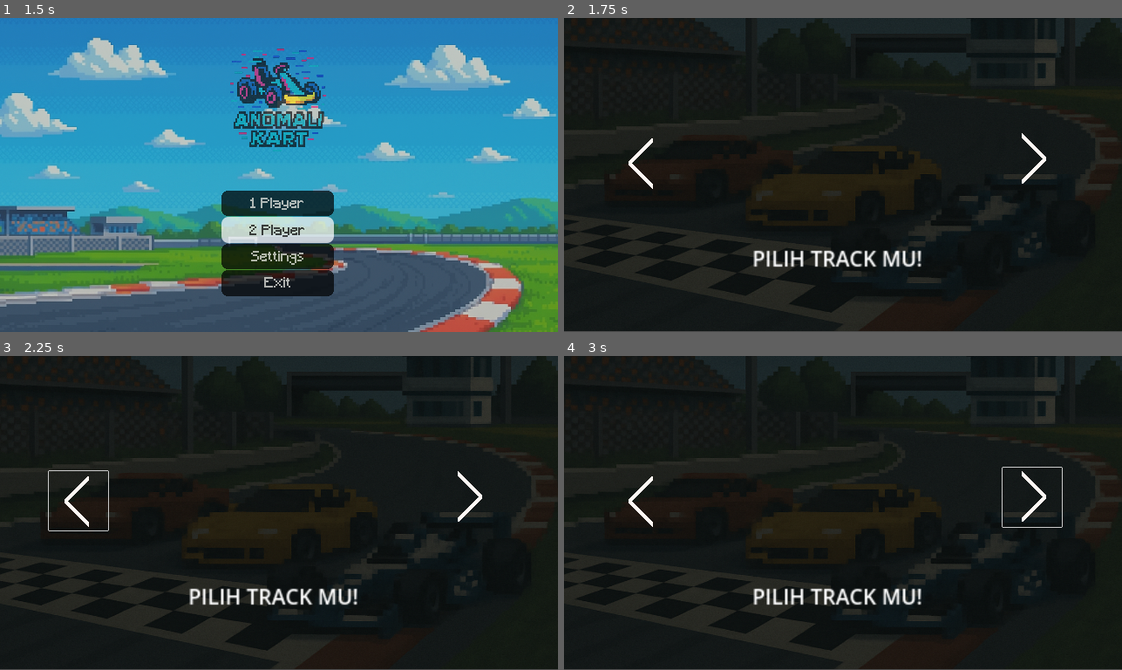
Above: before the commit, frames 1-4 (two rows, left to right).
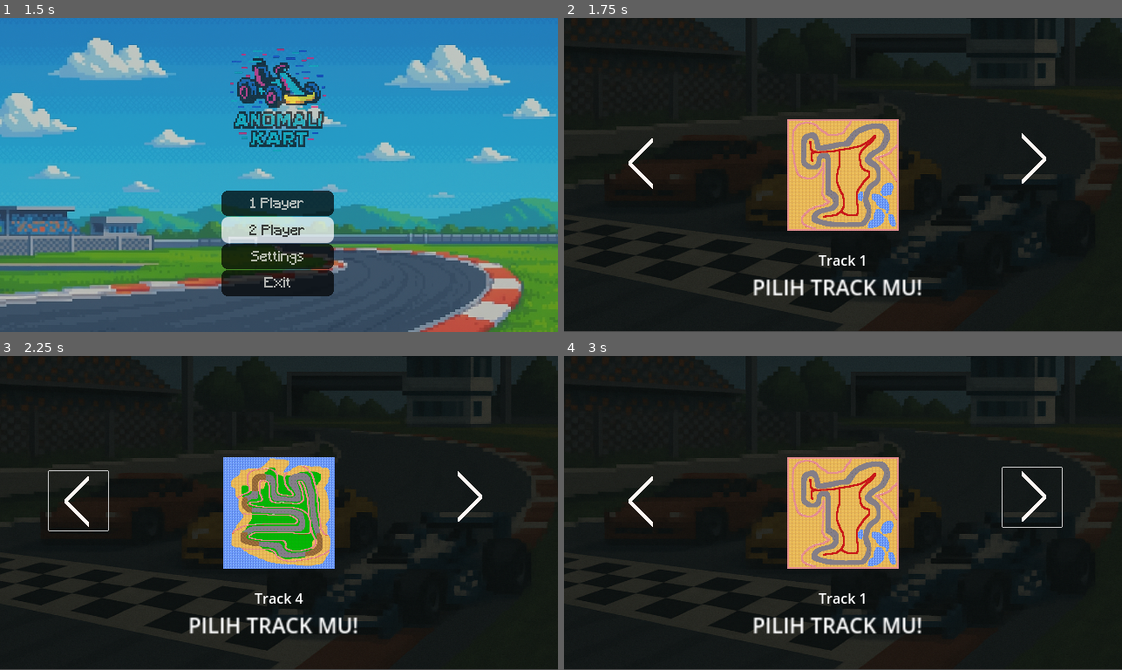
Above: after the commit, the same moments.

Repository: zixzgg32/anomali-kart
Game: Godot game, scene res://Scenes/splashScreen.tscn
The game is run twice, just before and just after one commit, with the same random seed, the same clock (stepped at 60 frames per second) and the same inputs.
Inputs (mouse positions are in pixels of both pictures, inside the frame that each line leads up to):
- Up to frame 1 (1.5 s): tap Enter (ui_accept) at 0.5, 0.77 s; hold D (Right) 0.53-1.25 s; click "2 Player" at 1.25 s
- Up to frame 2 (1.75 s): no input
- Up to frame 3 (2.25 s): click (78, 500) at 2 s
- Up to frame 4 (3 s): click (1032, 497) at 2.75 s

Frame 1 is identical in both runs. In frame 2, 9.0% of the frame differs, in the area x 33-65%, y 32-89%; in frame 3, 9.0%; in frame 4, 9.0%.

Commit message:
track selection
memperbarui track selection agar bisa dilihat

Diff:
--- a/Scenes/script/track_selection.gd
+++ b/Scenes/script/track_selection.gd
@@ -94,13 +94,17 @@
 func update_selection():
 	for i in range(track_sprites.size()):
 		var sprite = get_node_or_null(track_sprites[i])
-		if sprite:
-			sprite.visible = (i == current_index)
-			if i == current_index:
-				var center = get_viewport_rect().size / 2
-				sprite.position = center - sprite.size / 2
-				print("Selected track:", track_names[i])
-
+		if sprite == null:
+			printerr("Track sprite not found for path:", track_sprites[i])
+			continue
+		sprite.visible = (i == current_index)
+		if i == current_index:
+			# Hitung ukuran visual setelah scaling
+			var screen_size = Vector2(640, 360)
+			var visual_size = sprite.size * sprite.scale
+			sprite.position = (screen_size - visual_size) / 2
+			print("Sprite position:", sprite.position)
+			print("Selected track:", track_names[i])
 	$Label.text = track_names[current_index]
 
 func confirm_selection():
--- a/Scenes/trackSelection.tscn
+++ b/Scenes/trackSelection.tscn
@@ -25,73 +25,42 @@
 navigation_sound = ExtResource("2_aogdj")
 selection_sound = ExtResource("3_0f3pg")
 
-[node name="Label" type="Label" parent="."]
-layout_mode = 1
-anchors_preset = 7
-anchor_left = 0.5
-anchor_top = 1.0
-anchor_right = 0.5
-anchor_bottom = 1.0
-offset_left = -20.0
-offset_top = -127.0
-offset_right = 20.0
-offset_bottom = -104.0
-grow_horizontal = 2
-grow_vertical = 0
-
 [node name="Track1" type="TextureRect" parent="."]
-visible = false
 top_level = true
 layout_mode = 1
-offset_left = 215.0
-offset_right = 1239.0
+offset_right = 1024.0
 offset_bottom = 1024.0
-scale = Vector2(0.205, 0.205)
+scale = Vector2(0.125, 0.125)
 texture = ExtResource("2_15gxc")
 
 [node name="Track2" type="TextureRect" parent="."]
-visible = false
 top_level = true
 layout_mode = 1
-offset_left = 215.0
-offset_right = 1239.0
+offset_right = 1024.0
 offset_bottom = 1024.0
-scale = Vector2(0.205, 0.205)
+scale = Vector2(0.125, 0.125)
 texture = ExtResource("3_m0ugf")
 
 [node name="Track3" type="TextureRect" parent="."]
-visible = false
 top_level = true
 layout_mode = 1
-offset_left = 215.0
-offset_right = 1239.0
+offset_right = 1024.0
 offset_bottom = 1024.0
-scale = Vector2(0.205, 0.205)
+scale = Vector2(0.125, 0.125)
 texture = ExtResource("4_6a105")
 
 [node name="Track4" type="TextureRect" parent="."]
-visible = false
 top_level = true
 layout_mode = 1
-offset_left = 215.0
-offset_right = 1239.0
+offset_right = 1024.0
 offset_bottom = 1024.0
-scale = Vector2(0.205, 0.205)
+scale = Vector2(0.125, 0.125)
 texture = ExtResource("5_aogdj")
 
 [node name="Sprite2D" type="Sprite2D" parent="."]
 position = Vector2(322.45, 78)
 scale = Vector2(0.62998, 0.548047)
 texture = ExtResource("6_m0ugf")
-
-[node name="Label2" type="Label" parent="."]
-layout_mode = 0
-offset_left = 216.0
-offset_top = 258.0
-offset_right = 350.0
-offset_bottom = 281.0
-scale = Vector2(1.5, 1.5)
-text = "PILIH TRACK MU!"
 
 [node name="LeftButton" type="Button" parent="."]
 top_level = true
@@ -119,3 +88,26 @@
 theme_override_styles/pressed = SubResource("StyleBoxEmpty_aogdj")
 icon = ExtResource("7_6a105")
 flat = true
+
+[node name="Label" type="Label" parent="."]
+layout_mode = 1
+anchors_preset = 7
+anchor_left = 0.5
+anchor_top = 1.0
+anchor_right = 0.5
+anchor_bottom = 1.0
+offset_left = -20.0
+offset_top = -94.0
+offset_right = 20.0
+offset_bottom = -71.0
+grow_horizontal = 2
+grow_vertical = 0
+
+[node name="Label2" type="Label" parent="."]
+layout_mode = 0
+offset_left = 216.0
+offset_top = 291.0
+offset_right = 350.0
+offset_bottom = 314.0
+scale = Vector2(1.5, 1.5)
+text = "PILIH TRACK MU!"
